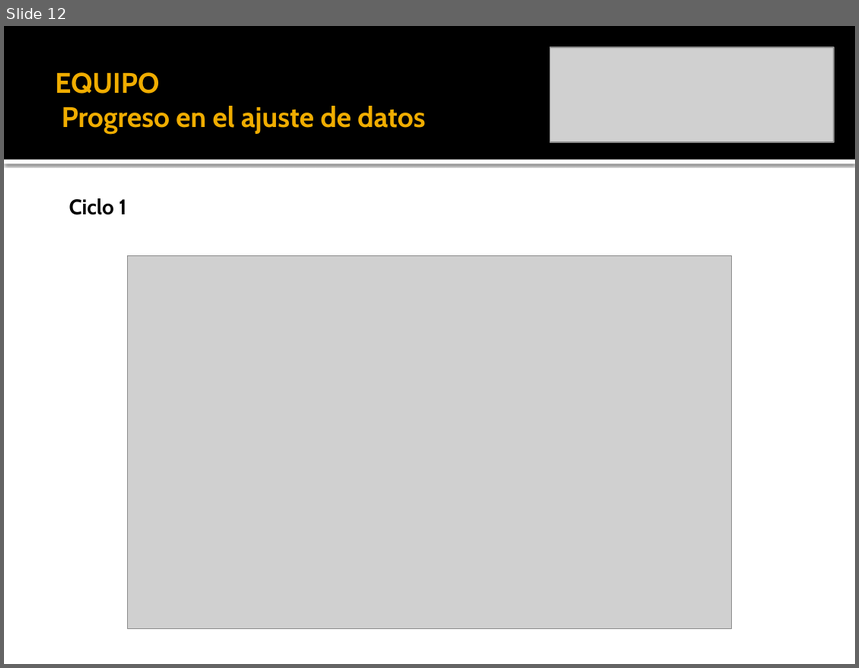
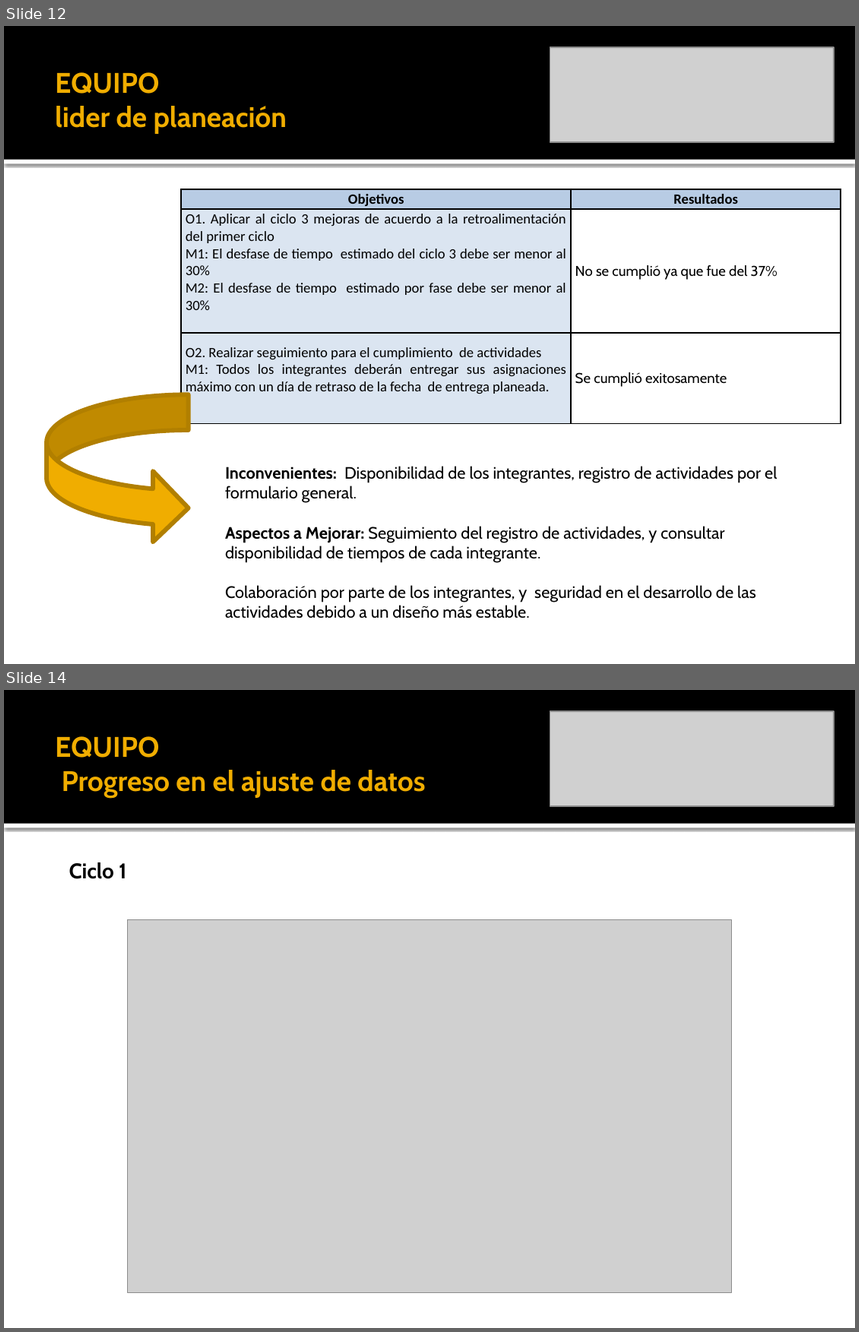
Before and after one commit to leseroth/ingenium-managment, a slide deck: CSOF5101 Ingeniera de Software/TSP/0330PostMortemTSPCiclo3.pptx. Shown one above the other, each under a label of ours: slide 12 before the commit, slides 12 and 14 after it; the slides between them are not shown. The pictures are 859x668 and 859x1332 pixels, drawn with LibreOffice and Linux fonts; fonts in the diff are those of the drawing; grey boxes stand for pictures. Boxes give left, top, right and bottom in pixels: in the first picture for what was removed or moved away, otherwise in the second. Text is boxed around its words. In the diff, an @@ line names an element or a change of style, - is before the commit and + after.

```diff
--- a/CSOF5101 Ingeniera de Software/TSP/0330PostMortemTSPCiclo3.pptx
+++ b/CSOF5101 Ingeniera de Software/TSP/0330PostMortemTSPCiclo3.pptx
@@ slide 12 added at [4, 26, 855, 664], background #FFFFFF; not listed: 2 template elements that a slide beside it also shows @@
@@ picture added at [550, 47, 834, 142] @@
@@ title added at [55, 72, 287, 133], 24 pt, text #F0AD00, bold @@
+EQUIPO
+lider de planeación
@@ table added at [181, 189, 841, 422], 3 rows, 2 columns @@
+Objetivos | Resultados
+O1. Aplicar al ciclo 3 mejoras de acuerdo a la retroalimentación del primer ciclo / M1: El desfase de tiempo estimado del ciclo 3 debe ser menor al 30% / M2: El desfase de tiempo estimado por fase debe ser menor al 30% | No se cumplió ya que fue del 37%
+O2. Realizar seguimiento para el cumplimiento de actividades / M1: Todos los integrantes deberán entregar sus asignaciones máximo con un día de retraso de la fecha de entrega planeada. | Se cumplió exitosamente
@@ curved right arrow added at [47, 395, 189, 544], fill #F0AD00, outline #B28000 3.78 pt @@
@@ text added at [225, 466, 777, 619], 14 pt, text #000000 @@
+Inconvenientes: Disponibilidad de los integrantes, registro de actividades por el formulario general.
+Aspectos a Mejorar: Seguimiento del registro de actividades, y consultar disponibilidad de tiempos de cada integrante.
+Colaboración por parte de los integrantes, y seguridad en el desarrollo de las actividades debido a un diseño más estable.
@@ what was slide 12 is now slide 14 @@
```
Also in this commit, not shown: 7 slides changed, 2 other slides added.
